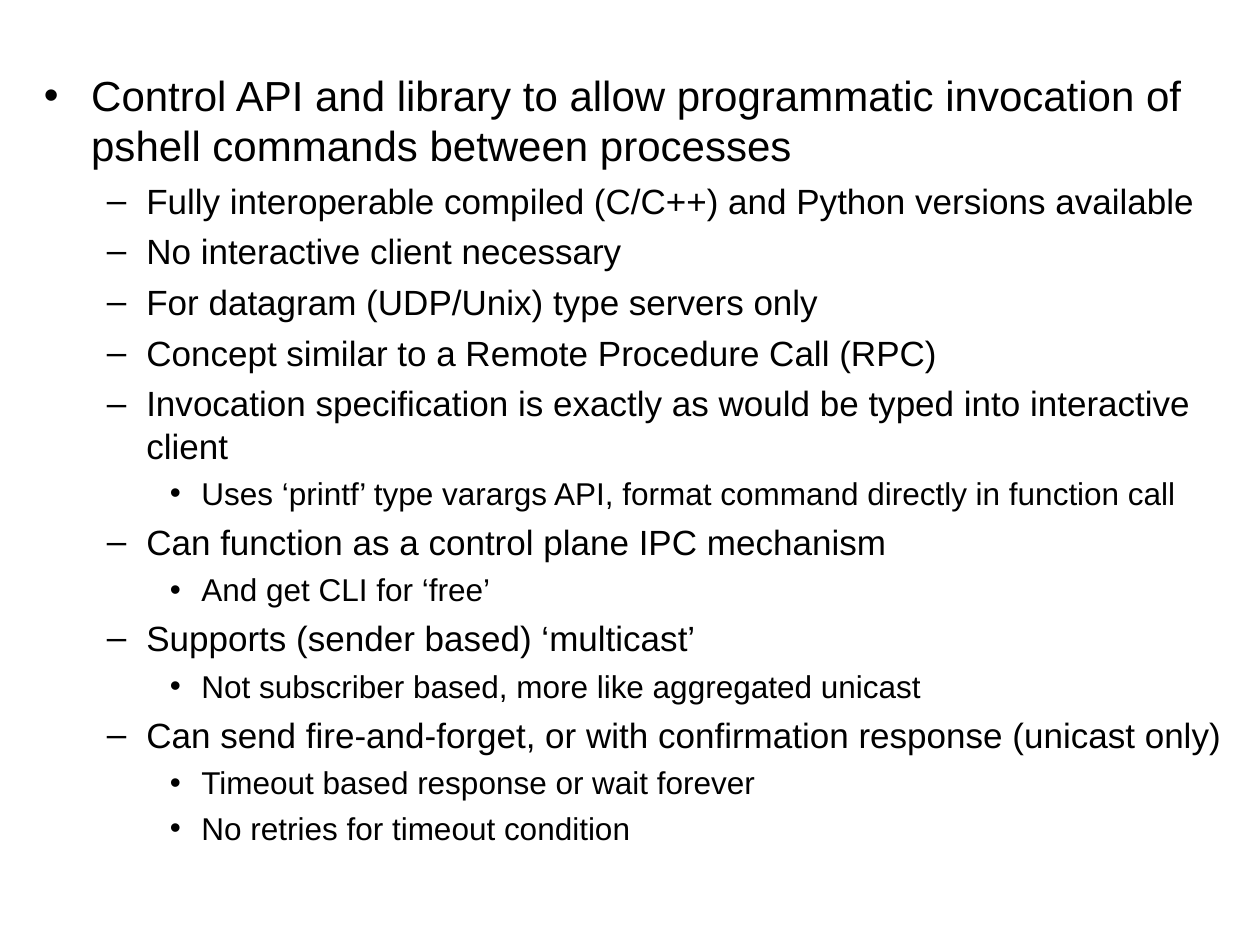
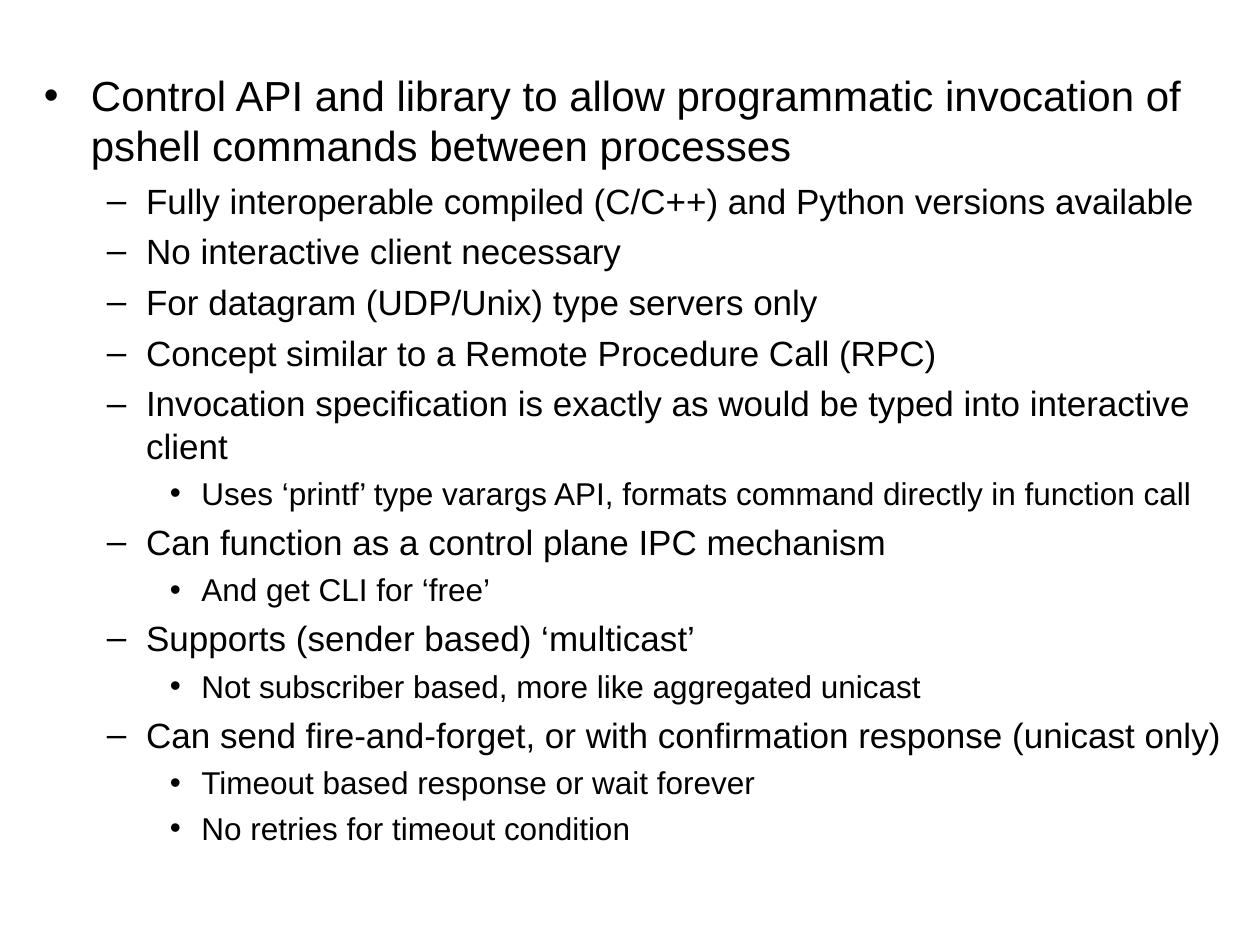
Before and after one commit to RonIovine/pshell, a slide deck: slide 4 of PSHELL-Framework.ppt. Drawn at 1260x945 pixels with LibreOffice and Linux fonts; fonts in the diff are those of the drawing. Boxes give left, top, right and bottom in pixels: in the first picture for what was removed or moved away, otherwise in the second. Text is boxed around its words. In the diff, an @@ line names an element or a change of style, - is before the commit and + after.

```diff
--- a/PSHELL-Framework.ppt
+++ b/PSHELL-Framework.ppt
@@ text at <box>91,80,1181,841</box>: indent changed @@
@@ text at <box>201,482,1191,511</box>: text changed @@
-    • Uses ‘printf’ type varargs API, format command directly in function call
+    • Uses ‘printf’ type varargs API, formats command directly in function call
```
Also in this commit, not shown: 2 other slides changed.
